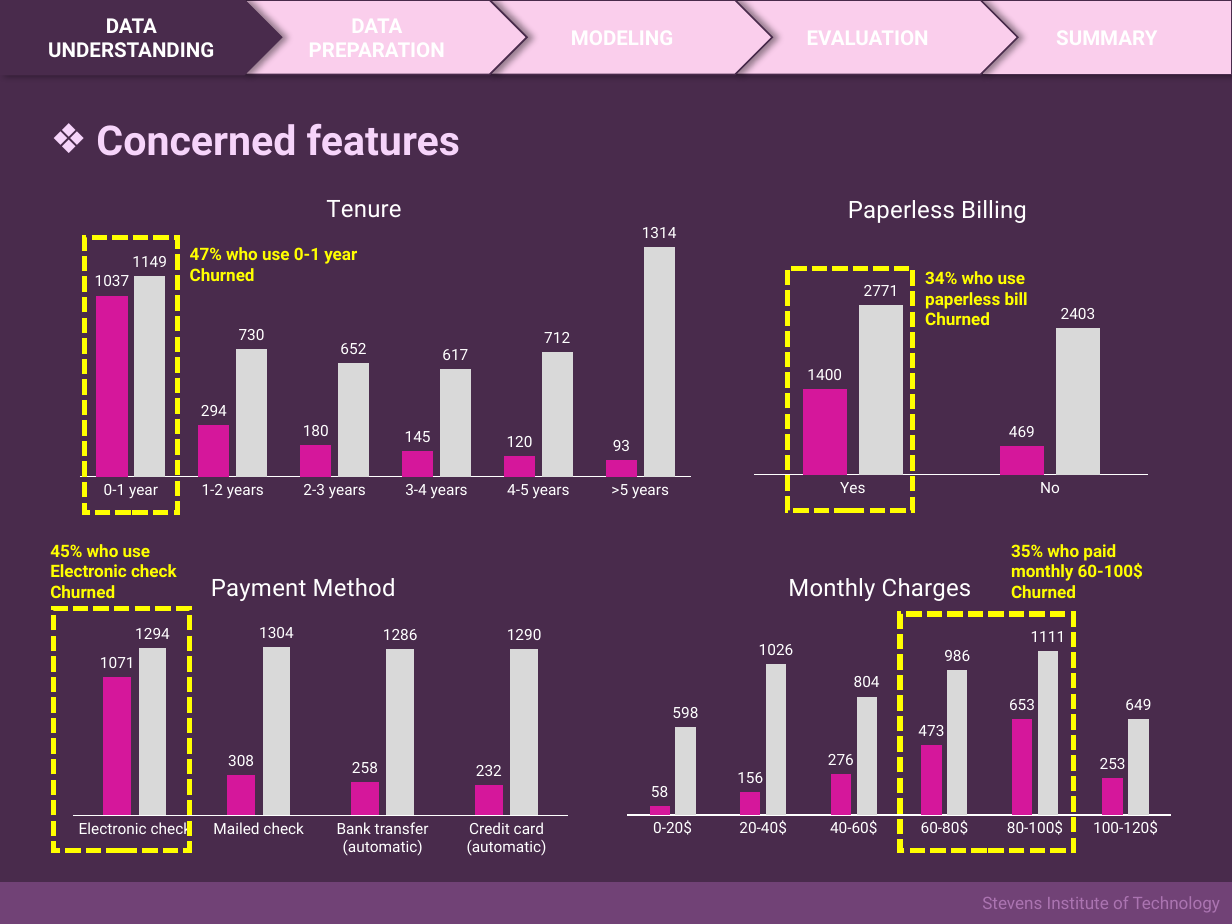
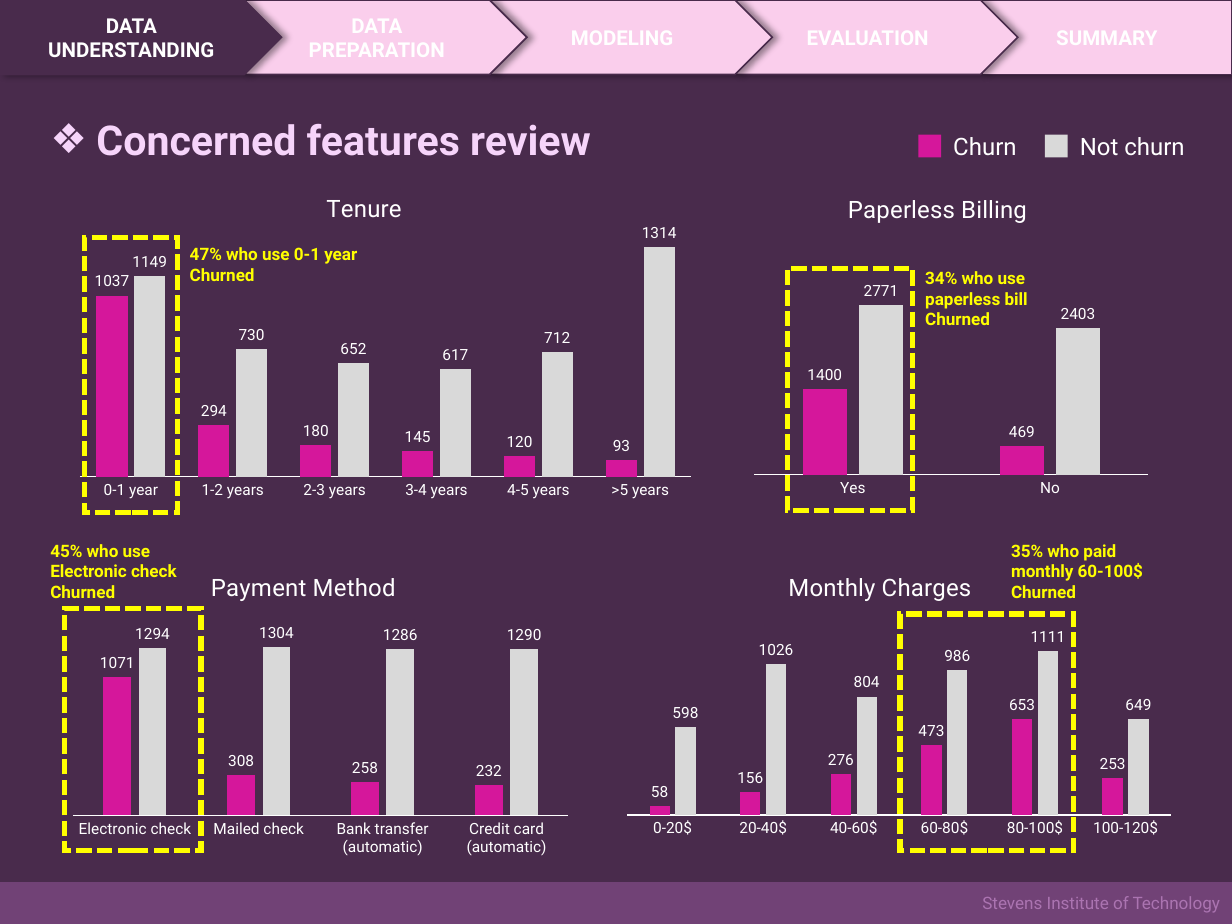
Before and after one commit to ohmthanap/Telecom-Customer-Churn-Predictions, a slide deck: slide 5 of PPT_Churn-Predictions-Telecom-Customer.pptx (slide 4 before the commit). Drawn at 1232x924 pixels with LibreOffice and Linux fonts; fonts in the diff are those of the drawing. Boxes give left, top, right and bottom in pixels: in the first picture for what was removed or moved away, otherwise in the second. Text is boxed around its words. In the diff, an @@ line names an element or a change of style, - is before the commit and + after.

```diff
--- a/PPT_Churn-Predictions-Telecom-Customer.pptx
+++ b/PPT_Churn-Predictions-Telecom-Customer.pptx
@@ text at bbox=[96, 124, 591, 156]: text changed @@
-❖ Concerned features
+❖ Concerned features review
@@ rectangle added at bbox=[918, 134, 940, 156], fill #D5179B @@
@@ text added at bbox=[953, 137, 1016, 156], 14 pt, text #FFFFFF @@
+Churn
@@ rectangle added at bbox=[1045, 134, 1067, 156], fill #D9D9D9 @@
@@ text added at bbox=[1080, 137, 1184, 156], 14 pt, text #FFFFFF @@
+Not churn
@@ rectangle: place and size @@
-rectangle at bbox=[54, 609, 191, 850]
+rectangle at bbox=[65, 609, 202, 850]
```
Also in this commit, not shown: 1 other slide changed, 1 slide added, 3 other files.
